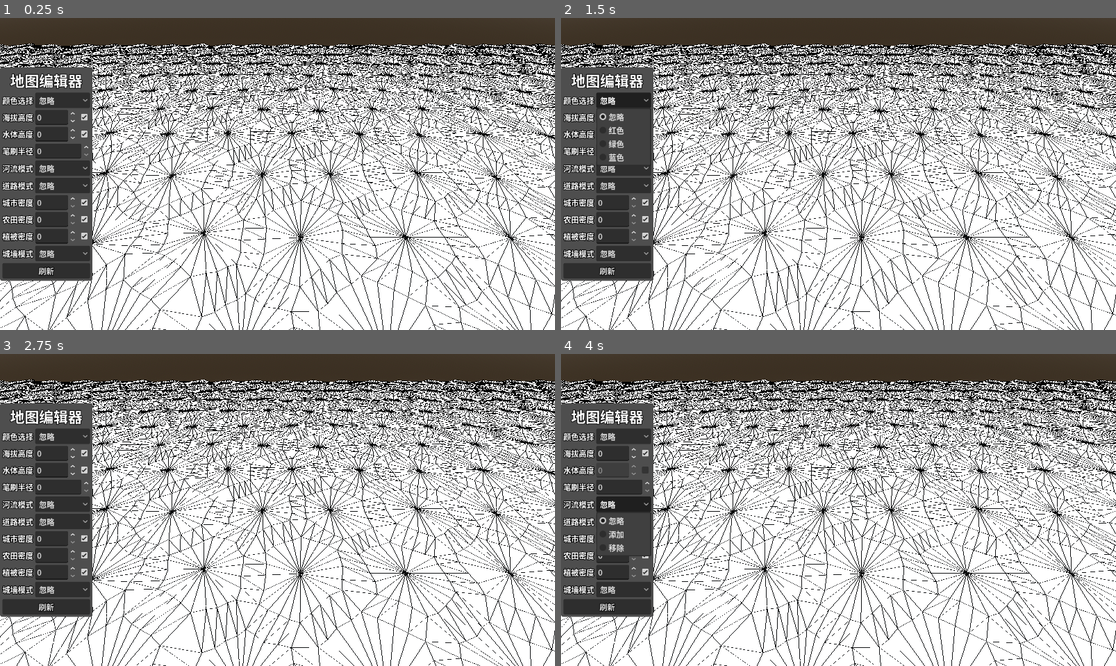
Above: before the commit, frames 1-4 (two rows, left to right).
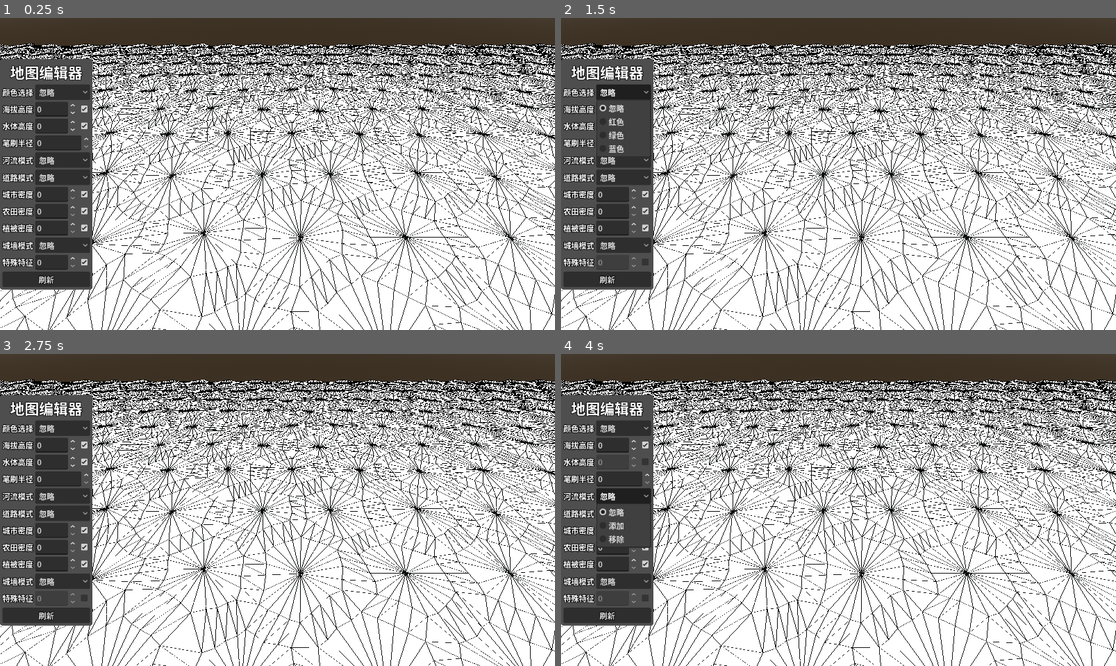
Above: after the commit, the same moments.

Repository: LiGameAcademy/godot_hex_map
Game: Godot game, scene res://scenes/main.tscn
Two runs of this game, one before a commit and one after it. Both use one fixed random seed, a clock stepped at 60 frames per second and the inputs below.
Inputs (mouse positions are in pixels of both pictures, inside the frame that each line leads up to; where the layout moved, square brackets give the same spot in the first picture):
- Up to frame 1 (0.25 s): no input
- Up to frame 2 (1.5 s): click (644, 261) at 0.52 s; click "忽略" at 1.25 s
- Up to frame 3 (2.75 s): click (83, 444) [83, 453] at 2 s
- Up to frame 4 (4 s): click (644, 463) [644, 469] at 2.75 s; click "忽略" at 3.5 s

The runs differ from the first frame. In frame 1, 6.5% of the frame differs, in the area x 0-17%, y 13-88%; in frame 2, 6.5%; in frame 3, 6.6%; in frame 4, 6.6%, in the area x 0-31%, y 13-99%.

Commit message:
46-更多特征：大型特殊建筑

Diff:
--- /dev/null
+++ b/prefabs/bridge.tscn
@@ -0,0 +1,13 @@
+[gd_scene format=3 uid="uid://dh1tr75j5iygr"]
+
+[sub_resource type="BoxMesh" id="BoxMesh_eksq2"]
+size = Vector3(3, 1, 7)
+
+[sub_resource type="StandardMaterial3D" id="StandardMaterial3D_eksq2"]
+albedo_color = Color(1, 0, 0, 1)
+
+[node name="Bridge" type="Node3D" unique_id=1105124766]
+
+[node name="MeshInstance3D" type="MeshInstance3D" parent="." unique_id=195963246]
+mesh = SubResource("BoxMesh_eksq2")
+surface_material_override/0 = SubResource("StandardMaterial3D_eksq2")
--- /dev/null
+++ b/prefabs/castle.tscn
@@ -0,0 +1,28 @@
+[gd_scene format=3 uid="uid://bgdpf1312bhe0"]
+
+[ext_resource type="PackedScene" uid="uid://ihpfsuf11e5d" path="res://prefabs/wall_tower.tscn" id="1_5kn2g"]
+
+[sub_resource type="BoxMesh" id="BoxMesh_i4qfe"]
+size = Vector3(6, 3, 6)
+
+[sub_resource type="StandardMaterial3D" id="StandardMaterial3D_i4qfe"]
+albedo_color = Color(1, 0, 0, 1)
+
+[node name="Castle" type="Node3D" unique_id=1641269326]
+
+[node name="MeshInstance3D" type="MeshInstance3D" parent="." unique_id=288420653]
+transform = Transform3D(1, 0, 0, 0, 1, 0, 0, 0, 1, 0, 1.5, 0)
+mesh = SubResource("BoxMesh_i4qfe")
+surface_material_override/0 = SubResource("StandardMaterial3D_i4qfe")
+
+[node name="WallTower" parent="." unique_id=1923058875 instance=ExtResource("1_5kn2g")]
+transform = Transform3D(1, 0, 0, 0, 1, 0, 0, 0, 1, 3, 0, 3)
+
+[node name="WallTower2" parent="." unique_id=377678908 instance=ExtResource("1_5kn2g")]
+transform = Transform3D(1, 0, 0, 0, 1, 0, 0, 0, 1, 3, 0, -3)
+
+[node name="WallTower3" parent="." unique_id=23108853 instance=ExtResource("1_5kn2g")]
+transform = Transform3D(1, 0, 0, 0, 1, 0, 0, 0, 1, -3, 0, 3)
+
+[node name="WallTower4" parent="." unique_id=441005668 instance=ExtResource("1_5kn2g")]
+transform = Transform3D(1, 0, 0, 0, 1, 0, 0, 0, 1, -3, 0, -3)
--- a/prefabs/hex_grid_chunk.gd
+++ b/prefabs/hex_grid_chunk.gd
@@ -98,6 +98,11 @@
 
 		if cell.is_underwater:
 			_triangulate_water(cell, direction, center)
+		else:
+			#if not cell.has_river() and not cell.has_roads():
+				#_feature_manager.add_feature(cell, cell.position)
+			if cell.is_special:
+				_feature_manager.add_special_feature(cell, cell.position)
 
 func _triangulate_without_river(cell: HexCell, direction: int, center: Vector3, edge: PackedVector3Array) -> void:
 	_triangulate_fan(center, edge, cell.color)
@@ -430,6 +435,12 @@
 				return
 			corner = HexMetrics.get_first_solid_corner(direction as HexCell.HexDirection)
 		road_center += corner * 0.5
+		if cell.incoming_river == cell.next_direction(direction):
+			if (
+				cell.has_road_through_edge(cell.next2_direction(direction))
+				or cell.has_road_through_edge(cell.opposite_direction(direction))
+			):
+				_feature_manager.add_bridge(road_center, center - corner * 0.5)
 		center += corner * 0.25
 	# 锐角弯河道
 	elif cell.incoming_river == cell.previous_direction(cell.outgoing_river):
@@ -455,8 +466,13 @@
 		var middle_next_direction := cell.next_direction(middle_direction)
 		if not cell.has_road_through_edge(middle_direction) and not cell.has_road_through_edge(middle_previous_direction) and not cell.has_road_through_edge(middle_next_direction):
 			return
-		road_center += HexMetrics.get_solid_edge_middle(middle_direction) * 0.25
-		center += HexMetrics.get_solid_edge_middle(middle_direction) * 0.25
+		var offset: Vector3 = HexMetrics.get_solid_edge_middle(middle_direction)
+		road_center += offset * 0.25
+		if direction == middle_direction and cell.has_road_through_edge(
+					cell.opposite_direction(direction)
+		):
+			_feature_manager.add_bridge(road_center, center - offset * HexMetrics.INNER_TO_OUTER * 0.7)
+		center += offset * 0.25
 
 	var middle_left := road_center.lerp(edge[0], interpolators.x)
 	var middle_right := road_center.lerp(edge[4], interpolators.y)
--- a/prefabs/hex_grid_chunk.tscn
+++ b/prefabs/hex_grid_chunk.tscn
@@ -24,6 +24,11 @@
 [ext_resource type="PackedScene" uid="uid://bfyo7fvpwwhlw" path="res://prefabs/feature_plant_2_2.tscn" id="22_p0xkr"]
 [ext_resource type="PackedScene" uid="uid://bcwiosande4bt" path="res://prefabs/feature_plant_1_1.tscn" id="23_0rsd2"]
 [ext_resource type="PackedScene" uid="uid://ctal2ve1tfow0" path="res://prefabs/feature_plant_1_2.tscn" id="24_w80y4"]
+[ext_resource type="PackedScene" uid="uid://ihpfsuf11e5d" path="res://prefabs/wall_tower.tscn" id="25_b0gs1"]
+[ext_resource type="PackedScene" uid="uid://dh1tr75j5iygr" path="res://prefabs/bridge.tscn" id="26_4k7ks"]
+[ext_resource type="PackedScene" uid="uid://bgdpf1312bhe0" path="res://prefabs/castle.tscn" id="27_w80y4"]
+[ext_resource type="PackedScene" uid="uid://dtbjptjss7sfk" path="res://prefabs/ziggurat.tscn" id="28_kw6gc"]
+[ext_resource type="PackedScene" uid="uid://0swtgveeb6sx" path="res://prefabs/megaflora.tscn" id="29_wuyba"]
 
 [sub_resource type="StandardMaterial3D" id="StandardMaterial3D_rs67w"]
 albedo_color = Color(1, 0, 0.02745098, 1)
@@ -116,3 +121,6 @@
 farm_collections = Array[ExtResource("9_r5jab")]([SubResource("Resource_1oov6"), SubResource("Resource_1tkxl"), SubResource("Resource_1wyod")])
 plant_collections = Array[ExtResource("9_r5jab")]([SubResource("Resource_kw6gc"), SubResource("Resource_wuyba"), SubResource("Resource_adhk7")])
 walls = NodePath("../Walls")
+wall_tower = ExtResource("25_b0gs1")
+bridge = ExtResource("26_4k7ks")
+special = Array[PackedScene]([ExtResource("27_w80y4"), ExtResource("28_kw6gc"), ExtResource("29_wuyba")])
--- /dev/null
+++ b/prefabs/megaflora.tscn
@@ -0,0 +1,46 @@
+[gd_scene format=3 uid="uid://0swtgveeb6sx"]
+
+[sub_resource type="BoxMesh" id="BoxMesh_b8512"]
+size = Vector3(3, 10, 3)
+
+[sub_resource type="StandardMaterial3D" id="StandardMaterial3D_b8512"]
+albedo_color = Color(0.011764706, 0.34509805, 0, 1)
+
+[sub_resource type="BoxMesh" id="BoxMesh_68xcf"]
+size = Vector3(2.5, 6, 2.5)
+
+[sub_resource type="BoxMesh" id="BoxMesh_sgw55"]
+size = Vector3(2, 8, 3)
+
+[sub_resource type="BoxMesh" id="BoxMesh_utwup"]
+size = Vector3(4, 4, 4)
+
+[sub_resource type="BoxMesh" id="BoxMesh_j2gkj"]
+size = Vector3(2, 4, 2)
+
+[node name="Megaflora" type="Node3D" unique_id=1291006427]
+
+[node name="MeshInstance3D" type="MeshInstance3D" parent="." unique_id=322817877]
+transform = Transform3D(1, 0, 0, 0, 1, 0, 0, 0, 1, -2.8, 5, -2)
+mesh = SubResource("BoxMesh_b8512")
+surface_material_override/0 = SubResource("StandardMaterial3D_b8512")
+
+[node name="MeshInstance3D2" type="MeshInstance3D" parent="." unique_id=785902844]
+transform = Transform3D(0.8801047, 0, 0.47477958, 0, 1, 0, -0.47477958, 0, 0.8801047, -1.7689598, 3, 2.333262)
+mesh = SubResource("BoxMesh_68xcf")
+surface_material_override/0 = SubResource("StandardMaterial3D_b8512")
+
+[node name="MeshInstance3D3" type="MeshInstance3D" parent="." unique_id=1262967664]
+transform = Transform3D(0.6877213, 0, -0.7259748, 0, 1, 0, 0.7259748, 0, 0.6877213, 0.65, 4, -5)
+mesh = SubResource("BoxMesh_sgw55")
+surface_material_override/0 = SubResource("StandardMaterial3D_b8512")
+
+[node name="MeshInstance3D4" type="MeshInstance3D" parent="." unique_id=1345849232]
+transform = Transform3D(0.66900086, 0, -0.74326164, 0, 1, 0, 0.74326164, 0, 0.66900086, 3.385252, 2, 2.354209)
+mesh = SubResource("BoxMesh_utwup")
+surface_material_override/0 = SubResource("StandardMaterial3D_b8512")
+
+[node name="MeshInstance3D5" type="MeshInstance3D" parent="." unique_id=1331681670]
+transform = Transform3D(0.8697879, 0, -0.49342582, 0, 1, 0, 0.49342582, 0, 0.8697879, 1.7012167, 2, -1.3403531)
+mesh = SubResource("BoxMesh_j2gkj")
+surface_material_override/0 = SubResource("StandardMaterial3D_b8512")
--- /dev/null
+++ b/prefabs/wall_tower.tscn
@@ -0,0 +1,24 @@
+[gd_scene format=3 uid="uid://ihpfsuf11e5d"]
+
+[sub_resource type="BoxMesh" id="BoxMesh_iao2c"]
+size = Vector3(2, 4, 2)
+
+[sub_resource type="StandardMaterial3D" id="StandardMaterial3D_cu67v"]
+albedo_color = Color(1, 0, 0, 1)
+
+[sub_resource type="BoxMesh" id="BoxMesh_cu67v"]
+
+[sub_resource type="StandardMaterial3D" id="StandardMaterial3D_sdphn"]
+albedo_color = Color(1, 0, 0, 1)
+
+[node name="WallTower" type="Node3D" unique_id=1923058875]
+
+[node name="MeshInstance3D" type="MeshInstance3D" parent="." unique_id=1194550800]
+transform = Transform3D(1, 0, 0, 0, 1, 0, 0, 0, 1, 0, 2, 0)
+mesh = SubResource("BoxMesh_iao2c")
+surface_material_override/0 = SubResource("StandardMaterial3D_cu67v")
+
+[node name="MeshInstance3D" type="MeshInstance3D" parent="MeshInstance3D" unique_id=1502722458]
+transform = Transform3D(1, 0, 0, 0, 1, 0, 0, 0, 1, 0, 2.5, 0)
+mesh = SubResource("BoxMesh_cu67v")
+surface_material_override/0 = SubResource("StandardMaterial3D_sdphn")
--- /dev/null
+++ b/prefabs/ziggurat.tscn
@@ -0,0 +1,30 @@
+[gd_scene format=3 uid="uid://dtbjptjss7sfk"]
+
+[sub_resource type="BoxMesh" id="BoxMesh_bw0g8"]
+size = Vector3(8, 2.5, 8)
+
+[sub_resource type="StandardMaterial3D" id="StandardMaterial3D_bw0g8"]
+albedo_color = Color(1, 0, 0, 1)
+
+[sub_resource type="BoxMesh" id="BoxMesh_4ivjh"]
+size = Vector3(5, 2.5, 5)
+
+[sub_resource type="BoxMesh" id="BoxMesh_7c83c"]
+size = Vector3(2, 1, 2)
+
+[node name="Ziggurat" type="Node3D" unique_id=392016809]
+
+[node name="MeshInstance3D" type="MeshInstance3D" parent="." unique_id=1902929364]
+transform = Transform3D(1, 0, 0, 0, 1, 0, 0, 0, 1, 0, 1.25, 0)
+mesh = SubResource("BoxMesh_bw0g8")
+surface_material_override/0 = SubResource("StandardMaterial3D_bw0g8")
+
+[node name="MeshInstance3D2" type="MeshInstance3D" parent="." unique_id=1202541802]
+transform = Transform3D(1, 0, 0, 0, 1, 0, 0, 0, 1, 0, 3.75, 0)
+mesh = SubResource("BoxMesh_4ivjh")
+surface_material_override/0 = SubResource("StandardMaterial3D_bw0g8")
+
+[node name="MeshInstance3D3" type="MeshInstance3D" parent="." unique_id=802748639]
+transform = Transform3D(1, 0, 0, 0, 1, 0, 0, 0, 1, 0, 5.5, 0)
+mesh = SubResource("BoxMesh_7c83c")
+surface_material_override/0 = SubResource("StandardMaterial3D_bw0g8")
--- a/scripts/hex_cell.gd
+++ b/scripts/hex_cell.gd
@@ -94,6 +94,20 @@
 		walled = value
 		refresh()
 
+var special_index: int = 0:
+	set(value):
+		if value > 0 and has_river():
+			return
+		if special_index == value:
+			return
+		special_index = value
+		if value > 0:
+			remove_roads()
+		refresh()
+var is_special: bool:
+	get:
+		return special_index > 0
+
 var chunk : HexGridChunk
 
 #region 邻居海拔
@@ -174,11 +188,13 @@
 	# 4. 设置新的 outgoing / 对应邻居的 incoming
 	has_outgoing_river = true
 	outgoing_river = direction
+	special_index = 0
 	_refresh()
 
 	neighbor.remove_incoming_river()
 	neighbor.has_incoming_river = true
 	neighbor.incoming_river = opposite_direction(direction)
+	neighbor.special_index = 0
 	neighbor.refresh()
 
 	_set_road(int(direction), false)
@@ -251,6 +267,8 @@
 	if has_river_through_edge(direction):
 		return
 	if get_elevation_difference(direction) > 1:
+		return
+	if is_special:
 		return
 	_set_road(idx, true)
 
--- a/scripts/hex_feature_manager.gd
+++ b/scripts/hex_feature_manager.gd
@@ -6,6 +6,12 @@
 @export var plant_collections: Array[HexFeatureCollection] = []
 
 @export var walls: HexMesh
+
+@export var wall_tower: PackedScene
+@export var bridge: PackedScene
+@export var special: Array[PackedScene] = []
+
+var bridge_yaw_offset_degrees: float = 0.0
 
 var _container: Node3D
 
@@ -24,6 +30,8 @@
 		walls.commit_triangles()
 
 func add_feature(cell : HexCell, pos: Vector3) -> void:
+	if cell.is_special:
+		return
 	if not is_instance_valid(_container):
 		push_error("Container is not set")
 		return
@@ -80,7 +88,7 @@
 	elif cell3.walled:
 		add_corner_wall_segment(v3, cell3, v2, cell2, v1, cell1)
 
-func add_wall_segment(near_left: Vector3, far_left: Vector3, near_right: Vector3,far_right: Vector3) -> void:
+func add_wall_segment(near_left: Vector3, far_left: Vector3, near_right: Vector3,far_right: Vector3, add_tower: bool = false) -> void:
 	near_left = HexMetrics.perturb(near_left)
 	far_left = HexMetrics.perturb(far_left)
 	near_right = HexMetrics.perturb(near_right)
@@ -111,6 +119,17 @@
 
 	walls.add_quad([t1, t2, v3, v4], [Color.WHITE, Color.WHITE, Color.WHITE, Color.WHITE], false)
 
+	if add_tower and is_instance_valid(wall_tower):
+		var tower_instance: Node3D = wall_tower.instantiate()
+		var left_anchor := left
+		var right_anchor := right
+		var tower_pos := (left_anchor + right_anchor) * 0.5
+		var right_direction := right_anchor - left_anchor
+		_container.add_child(tower_instance)
+		right_direction = right_direction.normalized()
+		#tower_instance.position = tower_pos
+		tower_instance.look_at_from_position(tower_pos, tower_pos + right_direction, Vector3.UP)
+
 func add_corner_wall_segment(
 	pivot: Vector3, pivot_cell: HexCell,
 	left: Vector3, left_cell: HexCell,
@@ -122,7 +141,11 @@
 	var has_right_wall := not right_cell.is_underwater and pivot_cell.get_edge_type_by_cell(right_cell) != HexMetrics.HexEdgeType.CLIFF
 	if has_left_wall:
 		if has_right_wall:
-			add_wall_segment(left, pivot, right, pivot)
+			var has_tower := false
+			if left_cell.elevation == right_cell.elevation:
+				var hex_hash : HexHash = HexMetrics.sample_hash_grid((pivot + left + right) / 3.0)
+				has_tower = hex_hash.e < HexMetrics.WALL_TOWER_THRESHOLD
+			add_wall_segment(left, pivot, right, pivot, has_tower)
 		elif left_cell.elevation < right_cell.elevation:
 			add_wall_wedge(pivot, left, right)
 		else:
@@ -163,6 +186,39 @@
 	walls.add_quad([v3, point_top, v1, point], [Color.WHITE, Color.WHITE, Color.WHITE, Color.WHITE], false)
 	walls.add_quad([v2, point, v4, point_top], [Color.WHITE, Color.WHITE, Color.WHITE, Color.WHITE], false)
 	walls.add_triangle([v3, point_top, v4], [Color.WHITE, Color.WHITE, Color.WHITE], false)
+
+func add_bridge(road_center1: Vector3, road_center2: Vector3) -> void:
+	if not is_instance_valid(bridge):
+		return
+
+	road_center1 = HexMetrics.perturb(road_center1)
+	road_center2 = HexMetrics.perturb(road_center2)
+	var instance: Node3D = bridge.instantiate()
+	var midpoint := (road_center1 + road_center2) * 0.5
+
+	_container.add_child(instance)
+	var g_mid := _container.to_global(midpoint)
+	var g_end := _container.to_global(road_center2)
+	instance.look_at_from_position(g_mid, g_end, Vector3.UP)
+
+	if bridge_yaw_offset_degrees != 0.0:
+		instance.rotate_y(deg_to_rad(bridge_yaw_offset_degrees))
+
+	var length := road_center2.distance_to(road_center1)
+	instance.scale = Vector3(1.0, 1.0, length / HexMetrics.BRIDGE_DESIGN_LENGTH)
+
+func add_special_feature(cell: HexCell, pos: Vector3) -> void:
+	if cell.special_index <= 0 or cell.special_index > special.size():
+		return
+	var prefab: PackedScene = special[cell.special_index - 1]
+	if not is_instance_valid(prefab):
+		return
+	var instance: Node3D = prefab.instantiate()
+	instance.position = HexMetrics.perturb(pos)
+	_container.add_child(instance)
+	var hex_hash := HexMetrics.sample_hash_grid(pos)
+	if hex_hash != null:
+		instance.rotation_degrees.y = 360.0 * hex_hash.e
 
 func _pick_prefab(collections: Array[HexFeatureCollection], level: int, hex_hash: float, choice: float) -> PackedScene:
 	if level <= 0 or collections.is_empty():
--- a/scripts/hex_map_editor.gd
+++ b/scripts/hex_map_editor.gd
@@ -39,6 +39,8 @@
 @export var active_plant_level: int = 0
 @export var apply_plant_level: bool = true
 @export var walled_mode: WalledMode = WalledMode.IGNORE
+@export var active_special_index: int = 0
+@export var apply_special_index: bool = true
 
 var _previous_cell: HexCell = null
 var _is_drag: bool = false
@@ -60,6 +62,8 @@
 signal active_plant_level_changed(level: int)
 signal apply_plant_level_changed(enabled: bool)
 signal walled_mode_changed(mode: WalledMode)
+signal active_special_index_changed(index: int)
+signal apply_special_index_changed(enabled: bool)
 
 func _unhandled_input(event: InputEvent) -> void:
 	if not is_instance_valid(hex_grid):
@@ -194,6 +198,19 @@
 	walled_mode = m
 	walled_mode_changed.emit(walled_mode)
 
+func set_active_special_index(index: int) -> void:
+	index = clampi(index, 0, 3)
+	if active_special_index == index:
+		return
+	active_special_index = index
+	active_special_index_changed.emit(index)
+
+func set_apply_special_index(enabled : bool) -> void:
+	if apply_special_index == enabled:
+		return
+	apply_special_index = enabled
+	apply_special_index_changed.emit(enabled)
+
 func refresh() -> void:
 	hex_grid.refresh()
 
@@ -291,6 +308,9 @@
 	if walled_mode != WalledMode.IGNORE:
 		cell.walled = walled_mode == WalledMode.ADD
 
+	if apply_special_index:
+		cell.special_index = active_special_index
+
 func _validate_drag(current_cell: HexCell) -> void:
 	_is_drag = false
 	for d in HexCell.HexDirection.values():
--- a/scripts/hex_metrics.gd
+++ b/scripts/hex_metrics.gd
@@ -59,8 +59,13 @@
 const HASH_GRID_SCALE := 0.25
 
 const WALL_HEIGHT: float = 3.0
+const WALL_Y_OFFSET: float = -1.0
 const WALL_THICKNESS: float = 0.75
 const WALL_ELEVATION_OFFSET: float = VERTICAL_TERRACE_STEP_SIZE
+
+const WALL_TOWER_THRESHOLD: float = 0.5
+
+const BRIDGE_DESIGN_LENGTH: float = 7.0
 
 static var noise: FastNoiseLite
 
@@ -184,5 +189,5 @@
 	near.x += (far.x - near.x) * 0.5
 	near.z += (far.z - near.z) * 0.5
 	var v := WALL_ELEVATION_OFFSET if near.y < far.y else (1.0 - WALL_ELEVATION_OFFSET)
-	near.y += (far.y - near.y) * v
+	near.y = lerpf(near.y, far.y, v) + WALL_Y_OFFSET
 	return near
--- a/ui/hex_map_editor_panel.gd
+++ b/ui/hex_map_editor_panel.gd
@@ -16,6 +16,8 @@
 @onready var spin_box_plant_level: SpinBox = %SpinBoxPlantLevel
 @onready var check_box_plant_level: CheckBox = %CheckBoxPlantLevel
 @onready var option_button_walled: OptionButton = %OptionButtonWalled
+@onready var spin_box_special: SpinBox = %SpinBoxSpecial
+@onready var check_box_special: CheckBox = %CheckBoxSpecial
 
 ## 表现层：负责 UI 展示与交互输入，依赖 HexMapEditor 逻辑层的 API / signal
 @export var editor: HexMapEditor
@@ -52,6 +54,9 @@
 	check_box_farm_level.button_pressed = editor.apply_farm_level
 	spin_box_plant_level.value = editor.active_plant_level
 	check_box_plant_level.button_pressed = editor.apply_plant_level
+
+	spin_box_special.value = editor.active_special_index
+	check_box_special.button_pressed = editor.apply_special_index
 
 	option_button_walled.selected = editor.walled_mode
 
@@ -132,6 +137,15 @@
 		func(index : int) -> void:
 			editor.set_walled_mode(index)
 	)
+	spin_box_special.value_changed.connect(
+		func(value: float) -> void:
+			editor.set_active_special_index(int(value))
+	)
+	check_box_special.toggled.connect(
+		func(toggled_on: bool) -> void:
+			editor.set_apply_special_index(toggled_on)
+			spin_box_special.editable = toggled_on
+	)
 	refresh_button.pressed.connect(
 		func() -> void:
 			editor.refresh()
--- a/ui/hex_map_editor_panel.tscn
+++ b/ui/hex_map_editor_panel.tscn
@@ -277,6 +277,28 @@
 popup/item_2/text = "移除"
 popup/item_2/id = 2
 
+[node name="MarginContainer11" type="MarginContainer" parent="MarginContainer/VBoxContainer" unique_id=1696095045]
+layout_mode = 2
+
+[node name="HBoxContainer" type="HBoxContainer" parent="MarginContainer/VBoxContainer/MarginContainer11" unique_id=1377463266]
+layout_mode = 2
+
+[node name="Label" type="Label" parent="MarginContainer/VBoxContainer/MarginContainer11/HBoxContainer" unique_id=1863139327]
+layout_mode = 2
+theme_override_colors/font_outline_color = Color(0, 0, 0, 1)
+theme_override_constants/outline_size = 5
+text = "特殊特征"
+
+[node name="SpinBoxSpecial" type="SpinBox" parent="MarginContainer/VBoxContainer/MarginContainer11/HBoxContainer" unique_id=1414800848]
+unique_name_in_owner = true
+layout_mode = 2
+max_value = 4.0
+
+[node name="CheckBoxSpecial" type="CheckBox" parent="MarginContainer/VBoxContainer/MarginContainer11/HBoxContainer" unique_id=124985771]
+unique_name_in_owner = true
+layout_mode = 2
+button_pressed = true
+
 [node name="RefreshButton" type="Button" parent="MarginContainer/VBoxContainer" unique_id=1925217280]
 unique_name_in_owner = true
 layout_mode = 2
